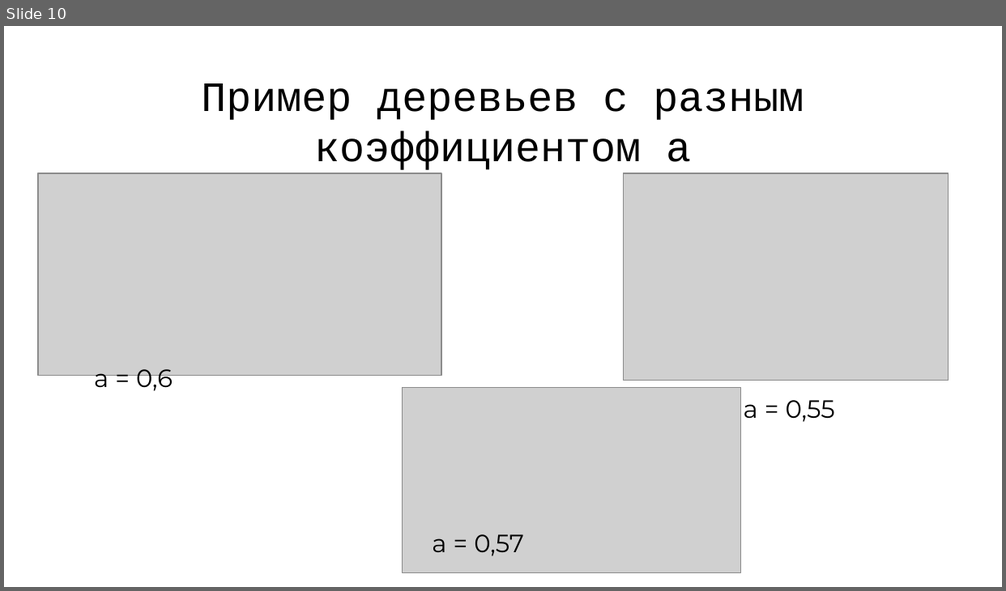
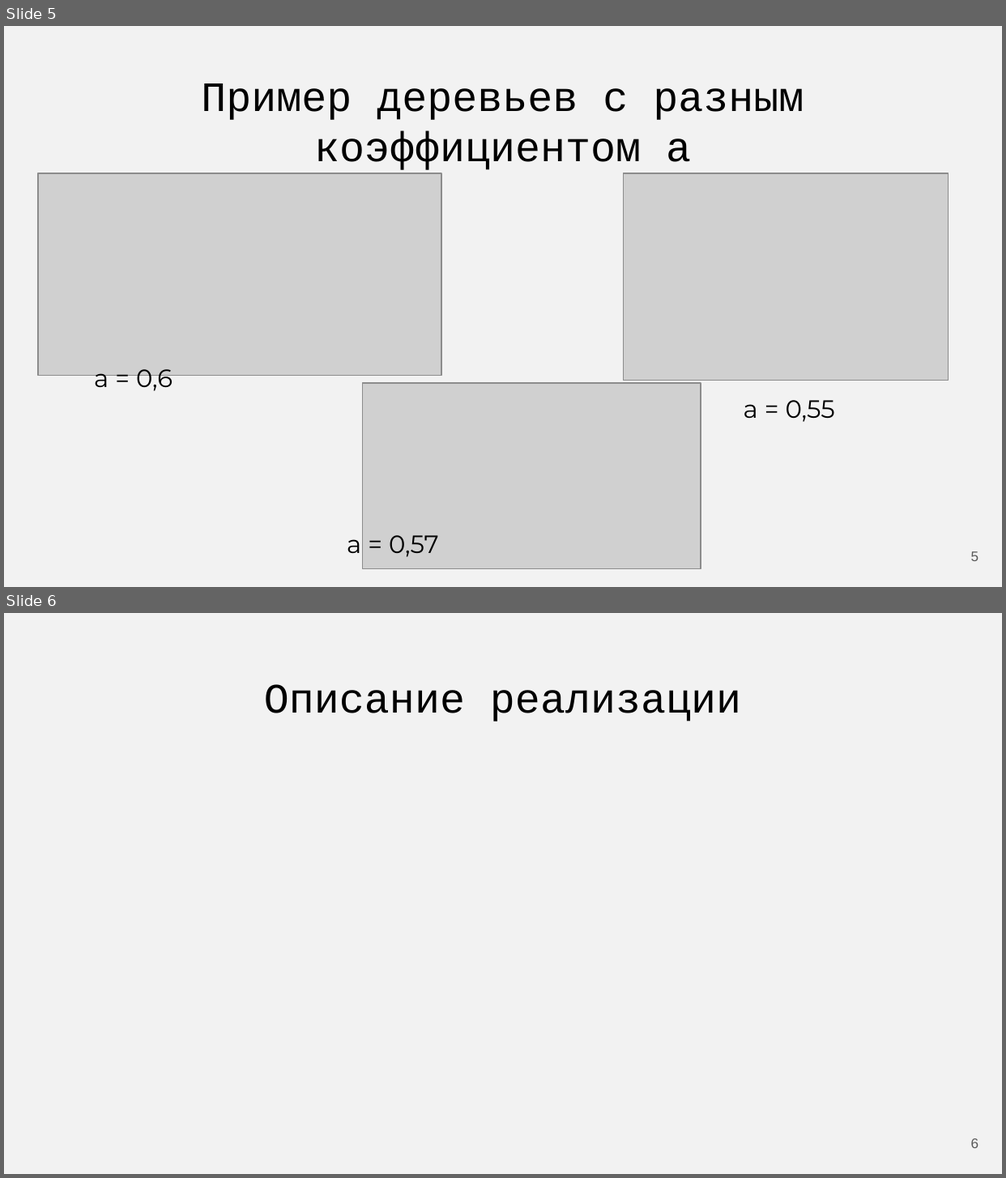
Before and after one commit to Flnchkv/ScapeGoat_Three, a slide deck: ScapeGoat Three.pptx. Shown one above the other, each under a label of ours: slide 10 before the commit, slides 5 and 6 after it. The pictures are 1006x591 and 1006x1178 pixels, drawn with LibreOffice and Linux fonts; fonts in the diff are those of the drawing; grey boxes stand for pictures. Boxes give left, top, right and bottom in pixels: in the first picture for what was removed or moved away, otherwise in the second. Text is boxed around its words. In the diff, an @@ line names an element or a change of style, - is before the commit and + after.

```diff
--- a/ScapeGoat Three.pptx
+++ b/ScapeGoat Three.pptx
@@ slide 6 added at (4,613,1002,1174), background #F2F2F2 @@
@@ title added at (264,684,741,722), 30.2 pt, text #000000 @@
+Описание реализации
@@ page number added at (971,1139,979,1148), 10 pt, text #595959 @@
+6
@@ what was slide 10 is now slide 5 @@
@@ slide 5 changed as well @@
@@ background #FFFFFF to #F2F2F2 @@
@@ picture: place and size @@
-picture at (403,387,740,573)
+picture at (362,383,701,569)
@@ text "a = 0,57": place and size @@
-text "a = 0,57" at (432,535,524,557)
+text "a = 0,57" at (347,535,439,557)
@@ page number added at (971,552,979,561), 10 pt, text #595959 @@
+5
```
Also in this commit, not shown: 4 other slides changed, 2 other slides added, 8 slides removed, 1 other file.
